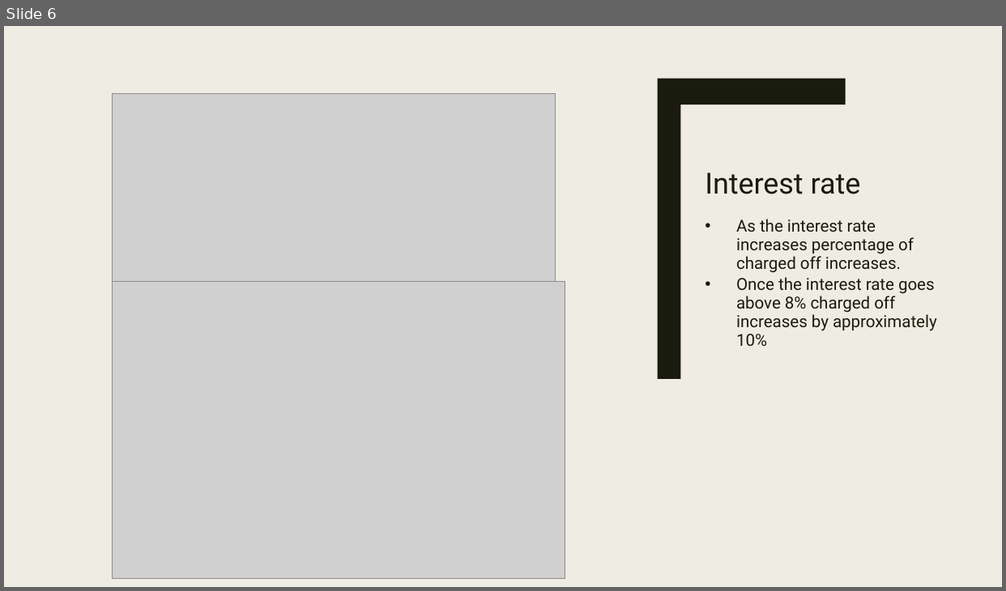
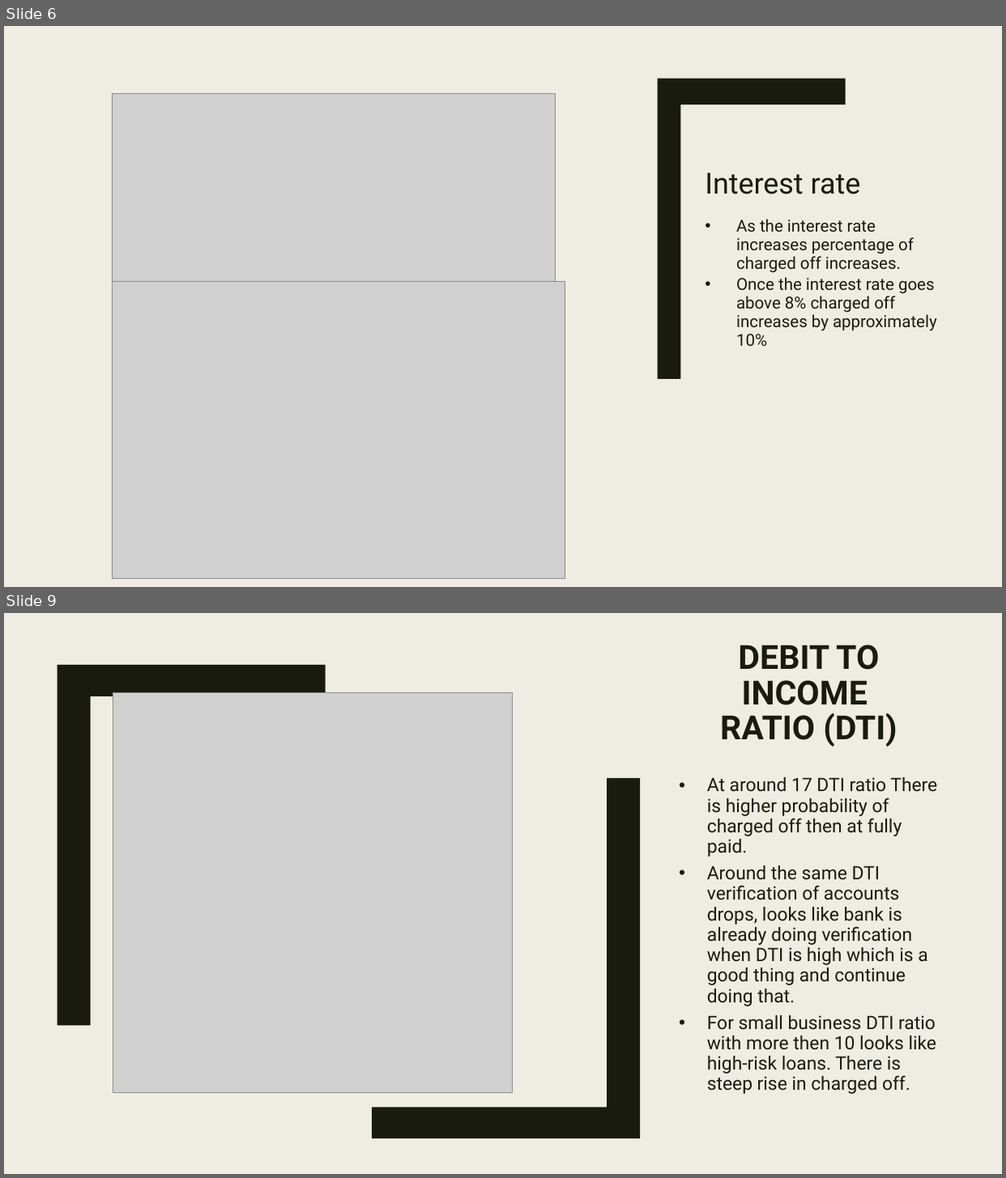
Before and after one commit to npalupunoori/LendingClubCaseStudy, a slide deck: LendingClubCaseStudy.pptx. Shown one above the other, each under a label of ours: slide 6 before the commit, slides 6 and 9 after it; the slides between them are not shown. The pictures are 1006x591 and 1006x1178 pixels, drawn with LibreOffice and Linux fonts; fonts in the diff are those of the drawing; grey boxes stand for pictures. Boxes give left, top, right and bottom in pixels: in the first picture for what was removed or moved away, otherwise in the second. Text is boxed around its words. In the diff, an @@ line names an element or a change of style, - is before the commit and + after.

```diff
--- a/LendingClubCaseStudy.pptx
+++ b/LendingClubCaseStudy.pptx
@@ slide 9 added at box(4, 613, 1002, 1174), background #EFEDE3; not listed: 2 template elements that a slide beside it also shows @@
@@ rectangle added at box(4, 613, 1002, 1174), fill #EFEDE3 @@
@@ title added at box(720, 645, 897, 747), 32 pt, text #191B0E, bold @@
+DEBIT TO INCOME
+RATIO (DTI)
@@ freeform shape added at box(57, 665, 325, 1025), fill #191B0E @@
@@ picture added at box(113, 693, 513, 1093) @@
@@ freeform shape added at box(373, 778, 641, 1139), fill #191B0E @@
@@ text added at box(707, 777, 937, 1094), 17.8 pt, text #191B0E @@
+• At around 17 DTI ratio There is higher probability of charged off then at fully paid.
+• Around the same DTI verification of accounts drops, looks like bank is already doing verification when DTI is high which is a good thing and continue doing that.
+• For small business DTI ratio with more then 10 looks like high-risk loans. There is steep rise in charged off.
```
Also in this commit, not shown: 1 slide changed, 3 other slides added, 1 other file.
